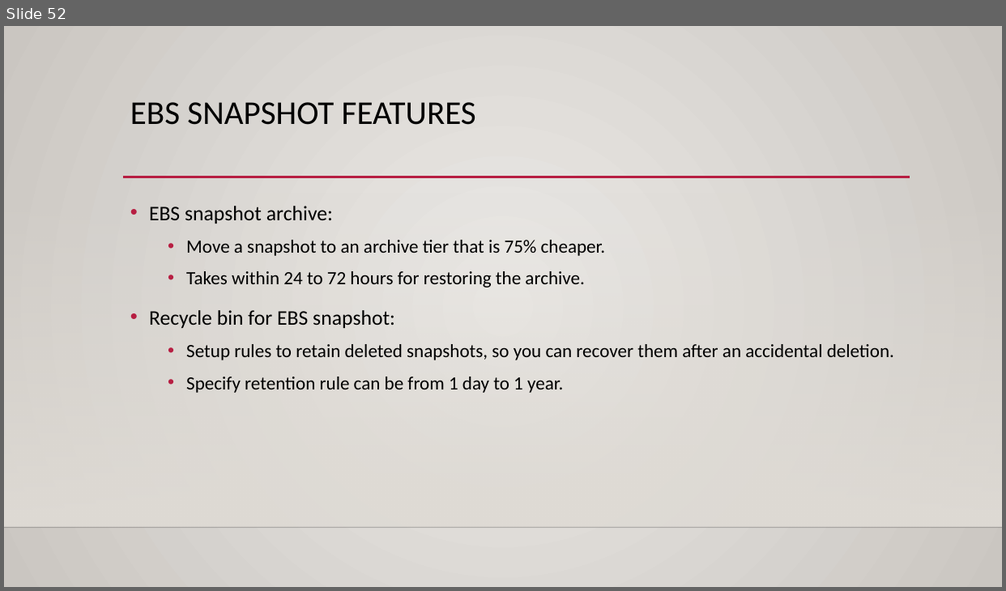
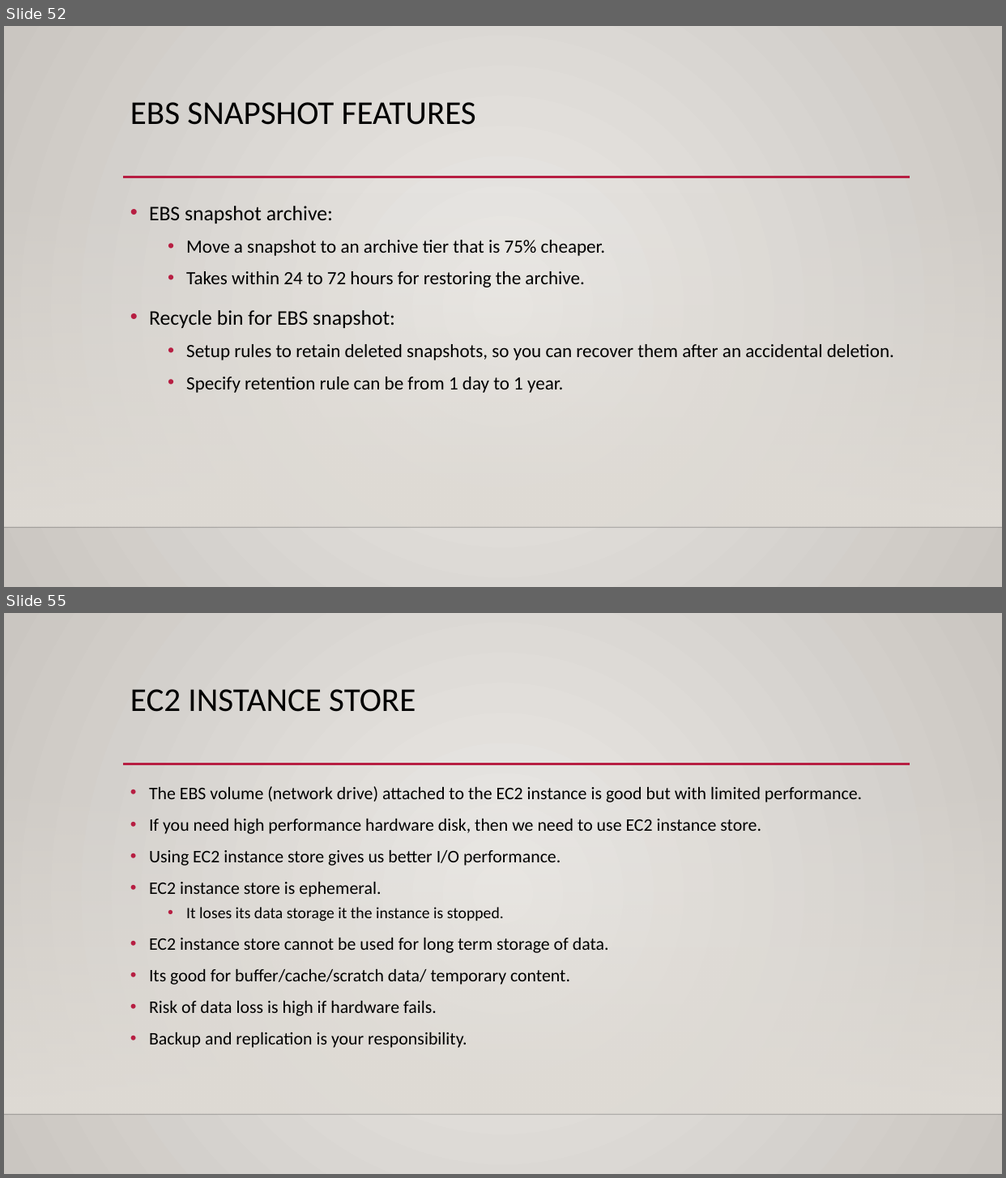
Before and after one commit to kushalnaidu007/AWS-Solution-Architect, a slide deck: AWS-SAA.pptx. Shown one above the other, each under a label of ours: slide 52 before the commit, slides 52 and 55 after it; the slides between them are not shown. The pictures are 1006x591 and 1006x1178 pixels, drawn with LibreOffice and Linux fonts; fonts in the diff are those of the drawing; background and template pictures are left out. Boxes give left, top, right and bottom in pixels: in the first picture for what was removed or moved away, otherwise in the second. Text is boxed around its words. In the diff, an @@ line names an element or a change of style, - is before the commit and + after.

```diff
--- a/AWS-SAA.pptx
+++ b/AWS-SAA.pptx
@@ slide 55 added at <box>4,613,1002,1174</box>, background gradient #ECEAE7 to #CAC7C1; not listed: 3 template elements that a slide beside it also shows @@
@@ title added at <box>130,689,415,712</box>, 32 pt, text #000000 @@
+EC2 INSTANCE STORE
@@ text added at <box>149,786,862,1048</box>, 17 pt, text #000000 @@
+• The EBS volume (network drive) attached to the EC2 instance is good but with limited performance.
+• If you need high performance hardware disk, then we need to use EC2 instance store.
+• Using EC2 instance store gives us better I/O performance.
+• EC2 instance store is ephemeral.
+  • It loses its data storage it the instance is stopped.
+• EC2 instance store cannot be used for long term storage of data.
+• Its good for buffer/cache/scratch data/ temporary content.
+• Risk of data loss is high if hardware fails.
+• Backup and replication is your responsibility.
```
Also in this commit, not shown: 26 other slides added.
